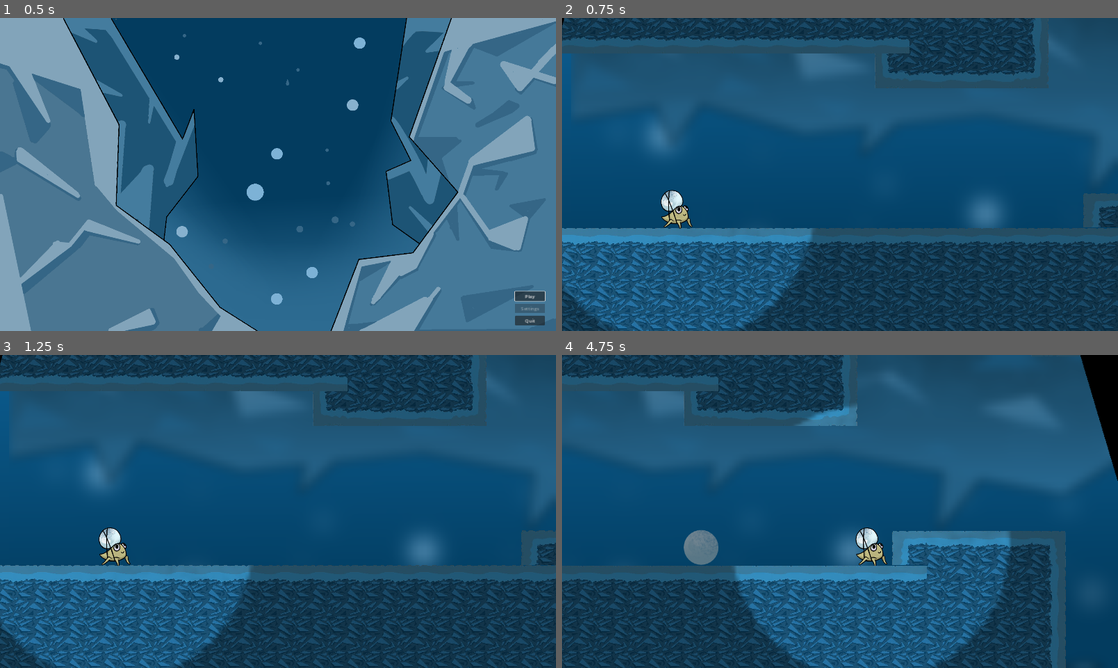
Above: before the commit, frames 1-4 (two rows, left to right).
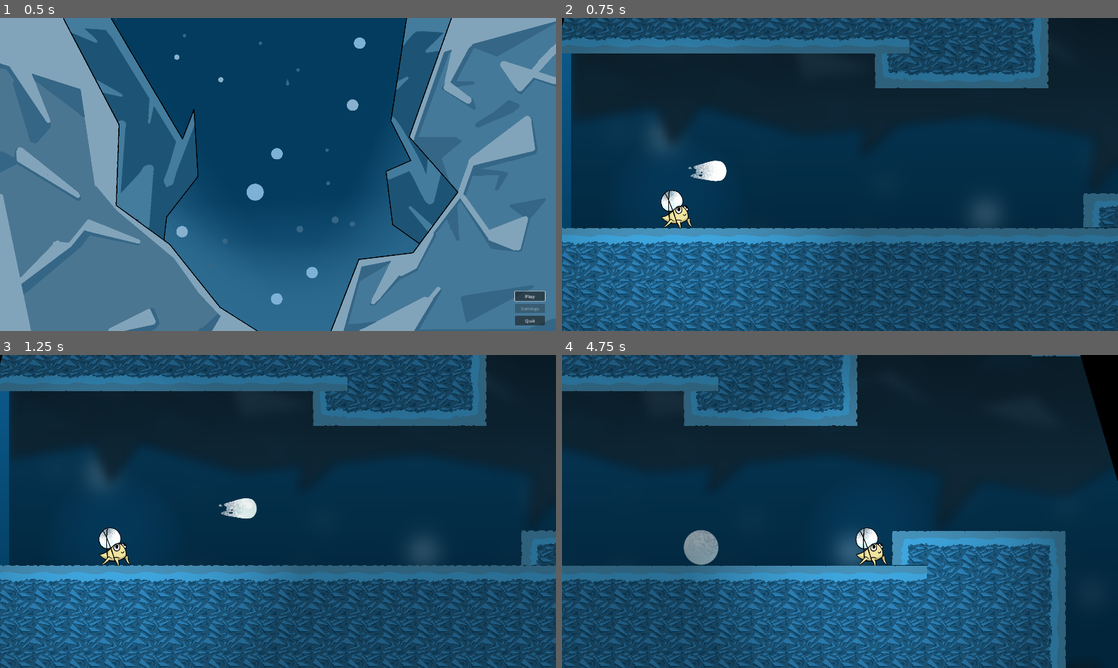
Above: after the commit, the same moments.

Repository: Ismail4537/GGJ2025
Game: Godot game, scene res://scenes/main_menu.tscn
Two runs of this game, one before a commit and one after it. Both use one fixed random seed, a clock stepped at 60 frames per second and the inputs below.
Inputs:
- Up to frame 1 (0.5 s): no input
- Up to frame 2 (0.75 s): click "Play" at 0.5 s
- Up to frame 3 (1.25 s): no input
- Up to frame 4 (4.75 s): tap Enter (ui_accept) at 1.25, 1.52, 1.55, 1.82, 2.1, 2.27, 2.57, 3.05, 3.77, 4.07, 4.52, 4.55 s; hold Right (ui_right) 1.28-2.78 s; tap Z (shootBubble) at 1.35, 2.3, 3.6, 4.35 s; hold Left (ui_left) 2.78-3.53 s; tap Space (addBubble) at 2.85 s; hold Right (ui_right) from 3.53 s (still down)

Frame 1 is identical in both runs. In frame 2, 68% of the frame differs, in the area x 0-100%, y 0-100%; in frame 3, 68%; in frame 4, 73%.
Error before the commit: Invalid access to property or key 'flip_h' on a base object of type 'null instance'. (res://Scripts/player.gd:96)

Commit message:
13th commit

Diff:
--- a/Scripts/enemy.gd
+++ b/Scripts/enemy.gd
@@ -1,44 +1,34 @@
 extends CharacterBody2D
 
 
-@export var speed = -60.0
+@export var speed = -1000.0
+@export var maxSpeed = 2000.0
 
 var facing_right = false
+
+func _ready() -> void:
+	# Set the animation
+	$AnimatedSprite2D.play("walking")
+	$AnimatedSprite2D.flip_h = true
 
 func _physics_process(delta: float) -> void:
 	# Add the gravity.
 	if not is_on_floor():
 		velocity += get_gravity() * delta
 
-	if (!$RayCast2D.is_colliding() && is_on_floor()) or is_on_wall():
-		flip()
+	# Set the velocity.
+	velocity.x += speed * delta
+	velocity.x = clamp(velocity.x, -maxSpeed, maxSpeed)
 
-	velocity.x = speed
+	if !$RayCast2D.is_colliding() && is_on_floor():
+		facing_right = !facing_right
+		scale.x = abs(scale.x) * -1
+
+		if facing_right:
+			speed = abs(speed)
+			velocity.x = speed
+		else:
+			speed = abs(speed) * -1
+			velocity.x = speed
+
 	move_and_slide()
-
-func flip() -> void:
-	facing_right = not facing_right
-
-	# Flip the sprite.
-	scale.x = abs(scale.x) * -1
-
-	if facing_right:
-		speed = abs(speed)
-	else:
-		speed = abs(speed) * -1
-
-func _on_hit_box_area_entered(area:Area2D) -> void:
-	if area.get_parent().has_method("take_damage"):
-		area.get_parent().take_damage()
-	elif area.has_method("take_damage"):
-		area.take_damage()
-
-func take_damage():
-	queue_free()
-
-
-func _on_hit_box_body_entered(body:Node2D) -> void:
-	if body.get_parent().has_method("take_damage"):
-		body.get_parent().take_damage()
-	elif body.has_method("take_damage"):
-		body.take_damage()
--- /dev/null
+++ b/Scripts/new_bullet.gd
@@ -0,0 +1,32 @@
+extends CharacterBody2D
+
+
+const RANGE = 500.0
+var speed = 1500.0
+var maxSpeed = 3000.0
+var travel_dist = 0
+
+func init(dir: int) -> void:
+	if dir >= 0:
+		speed = abs(speed)
+	else:
+		speed = abs(speed) * -1
+
+
+func _physics_process(delta: float) -> void:
+	# Add the gravity.
+	velocity.x += speed * delta
+	velocity.x = clamp(velocity.x, -maxSpeed, maxSpeed)
+
+	# travel_dist = velocity.x
+	# if travel_dist > RANGE:
+	# 	queue_free()
+
+	move_and_slide()
+
+
+func _on_bullet_area_body_entered(body: Node2D) -> void:
+	if body.is_in_group("Enemy"):
+		print("Enemy hit")
+		body.queue_free()
+		self.queue_free()
--- a/Scripts/player.gd
+++ b/Scripts/player.gd
@@ -89,13 +89,14 @@
 		bubbleCount += 1
 
 func shoot():
+	print("shoot")
 	if isReady :
 		isReady = false
-		const BULLET = preload("res://scenes/Bullet.tscn")
+		const BULLET = preload("res://scenes/new_Bullet.tscn")
 		if (BULLET != null):
-			var dir : float = -1 if $Sprite2D.flip_h == true else 1
+			var dir : float = -1 if $AnimatedSprite2D.flip_h == true else 1
 			var new_bullet = BULLET.instantiate()
-			new_bullet.dir = dir
+			new_bullet.init(dir)
 			new_bullet.global_position = %Muzzle.global_position
 			new_bullet.global_rotation = %Muzzle.global_rotation
 			%Muzzle.add_child(new_bullet)
--- a/class/enemy.tscn
+++ b/class/enemy.tscn
@@ -1,43 +1,52 @@
-[gd_scene load_steps=7 format=3 uid="uid://f2uti54ha31k"]
+[gd_scene load_steps=9 format=3 uid="uid://f2uti54ha31k"]
 
 [ext_resource type="Script" path="res://scripts/enemy.gd" id="1_2u33u"]
-[ext_resource type="Texture2D" uid="uid://cvnchg8dfmydf" path="res://icon.svg" id="2_jam6p"]
+[ext_resource type="Texture2D" uid="uid://dycvk3t7cxaj" path="res://assets/enemy/GGJ25 jamaludin w1.png" id="2_7dal0"]
+[ext_resource type="Texture2D" uid="uid://qxj02aifiqed" path="res://assets/enemy/GGJ25 jamaludin w2.png" id="3_pdvy7"]
+[ext_resource type="Texture2D" uid="uid://bmmc08r6qljtd" path="res://assets/enemy/GGJ25 jamaludin w3.png" id="4_e841u"]
+[ext_resource type="Texture2D" uid="uid://dbx0qw2iaqqhr" path="res://assets/enemy/GGJ25 jamaludin w4.png" id="5_2hvm7"]
+
+[sub_resource type="SpriteFrames" id="SpriteFrames_xqovb"]
+animations = [{
+"frames": [{
+"duration": 1.0,
+"texture": ExtResource("2_7dal0")
+}, {
+"duration": 1.0,
+"texture": ExtResource("3_pdvy7")
+}, {
+"duration": 1.0,
+"texture": ExtResource("4_e841u")
+}, {
+"duration": 1.0,
+"texture": ExtResource("5_2hvm7")
+}],
+"loop": true,
+"name": &"walking",
+"speed": 6.0
+}]
 
 [sub_resource type="RectangleShape2D" id="RectangleShape2D_wlqsc"]
-size = Vector2(128, 128)
-
-[sub_resource type="Animation" id="Animation_irof6"]
-resource_name = "new_animation"
-
-[sub_resource type="AnimationLibrary" id="AnimationLibrary_jsphi"]
-_data = {
-"new_animation": SubResource("Animation_irof6")
-}
+size = Vector2(169, 129)
 
 [sub_resource type="RectangleShape2D" id="RectangleShape2D_u5w1d"]
 size = Vector2(128, 128)
 
 [node name="Enemy" type="CharacterBody2D" groups=["Enemy"]]
 collision_layer = 4
-collision_mask = 49
+collision_mask = 59
 script = ExtResource("1_2u33u")
 
-[node name="Sprite2D" type="Sprite2D" parent="."]
-texture = ExtResource("2_jam6p")
+[node name="AnimatedSprite2D" type="AnimatedSprite2D" parent="."]
+sprite_frames = SubResource("SpriteFrames_xqovb")
+animation = &"walking"
 
 [node name="CollisionShape2D" type="CollisionShape2D" parent="."]
+position = Vector2(-3.5, 8.5)
 shape = SubResource("RectangleShape2D_wlqsc")
 
-[node name="RayCast2D" type="RayCast2D" parent="."]
-position = Vector2(-65, 0)
-target_position = Vector2(0, 80)
-
-[node name="AnimationPlayer" type="AnimationPlayer" parent="."]
-libraries = {
-"": SubResource("AnimationLibrary_jsphi")
-}
-
-[node name="HitBox" type="Area2D" parent="." groups=["Enemy"]]
+[node name="HitBox" type="Area2D" parent="."]
+visible = false
 collision_layer = 4
 collision_mask = 10
 
@@ -45,5 +54,7 @@
 shape = SubResource("RectangleShape2D_u5w1d")
 debug_color = Color(0.999117, 0, 0.123094, 0.42)
 
-[connection signal="area_entered" from="HitBox" to="." method="_on_hit_box_area_entered"]
-[connection signal="body_entered" from="HitBox" to="." method="_on_hit_box_body_entered"]
+[node name="RayCast2D" type="RayCast2D" parent="."]
+position = Vector2(-64, 0)
+target_position = Vector2(0, 75)
+collision_mask = 2
--- /dev/null
+++ b/scenes/coba_musuh.gd
@@ -0,0 +1,28 @@
+extends CharacterBody2D
+
+
+const SPEED = -60
+const JUMP_VELOCITY = -400.0
+
+
+func _physics_process(delta: float) -> void:
+
+	# Add the gravity.
+	if not is_on_floor():
+		velocity += get_gravity() * delta
+
+	velocity.x = SPEED
+
+	# # Handle jump.
+	# if Input.is_action_just_pressed("ui_accept") and is_on_floor():
+	# 	velocity.y = JUMP_VELOCITY
+
+	# # Get the input direction and handle the movement/deceleration.
+	# # As good practice, you should replace UI actions with custom gameplay actions.
+	# var direction := Input.get_axis("ui_left", "ui_right")
+	# if direction:
+	# 	velocity.x = direction * SPEED
+	# else:
+	# 	velocity.x = move_toward(velocity.x, 0, SPEED)
+
+	move_and_slide()
--- /dev/null
+++ b/scenes/enemy_test.tscn
@@ -0,0 +1,28 @@
+[gd_scene load_steps=4 format=3 uid="uid://rh4dwjcl3dvi"]
+
+[ext_resource type="Script" path="res://scenes/coba_musuh.gd" id="1_pbuld"]
+[ext_resource type="Texture2D" uid="uid://cvnchg8dfmydf" path="res://icon.svg" id="2_pnkep"]
+
+[sub_resource type="RectangleShape2D" id="RectangleShape2D_vocer"]
+size = Vector2(128, 126)
+
+[node name="Enemy" type="CharacterBody2D"]
+visible = false
+z_index = 4
+position = Vector2(1666, 628)
+collision_layer = 4
+collision_mask = 59
+script = ExtResource("1_pbuld")
+metadata/_edit_group_ = true
+
+[node name="Sprite2D" type="Sprite2D" parent="."]
+texture = ExtResource("2_pnkep")
+
+[node name="CollisionShape2D" type="CollisionShape2D" parent="."]
+position = Vector2(0, -1)
+shape = SubResource("RectangleShape2D_vocer")
+debug_color = Color(1, 0.0843873, 0.376137, 0.42)
+
+[node name="RayCast2D" type="RayCast2D" parent="."]
+position = Vector2(-65, 0)
+target_position = Vector2(0, 70)
--- a/scenes/game.tscn
+++ b/scenes/game.tscn
@@ -10,7 +10,9 @@
 [ext_resource type="Texture2D" uid="uid://47vp5ctpca6s" path="res://assets/foreground2.png" id="7_g7j88"]
 [ext_resource type="Texture2D" uid="uid://cc0wdf84h2eol" path="res://assets/foreground-stalaktit.png" id="7_k7fab"]
 [ext_resource type="PackedScene" uid="uid://b5w6jero736qf" path="res://scenes/player.tscn" id="8_rrs7s"]
-[ext_resource type="Texture2D" uid="uid://ex5mx7olems" path="res://assets/bubble/GGJ25 stack.png" id="11_h1ped"]
+[ext_resource type="PackedScene" uid="uid://f2uti54ha31k" path="res://class/enemy.tscn" id="12_rspg5"]
+[ext_resource type="PackedScene" uid="uid://dgwgk8iuybs5f" path="res://scenes/new_Bullet.tscn" id="14_5h6y1"]
+[ext_resource type="Texture2D" uid="uid://bbniv57a07w82" path="res://assets/lampu.png" id="14_355vy"]
 
 [sub_resource type="TileSetAtlasSource" id="TileSetAtlasSource_saded"]
 texture = ExtResource("1_8cyog")
@@ -120,6 +122,9 @@
 texture = SubResource("CanvasTexture_q7xcs")
 centered = false
 
+[node name="CanvasModulate" type="CanvasModulate" parent="LayersNode/NearBackground"]
+color = Color(0.627635, 0.627635, 0.627635, 1)
+
 [node name="NearForeground" type="CanvasLayer" parent="LayersNode"]
 layer = 2
 visible = false
@@ -158,6 +163,10 @@
 grow_vertical = 2
 scale = Vector2(1.8, 1.8)
 
+[node name="Enemy" parent="." instance=ExtResource("12_rspg5")]
+position = Vector2(2277, 509)
+speed = -150.0
+
 [node name="Player" parent="." instance=ExtResource("8_rrs7s")]
 position = Vector2(394, 660)
 collision_layer = 1
@@ -172,11 +181,27 @@
 [node name="PointLight2D" type="PointLight2D" parent="Player"]
 scale = Vector2(2, 2)
 color = Color(0.785641, 0.785641, 0.785641, 0.509804)
+range_item_cull_mask = 15
 shadow_enabled = true
 shadow_color = Color(0, 0, 0, 0.45098)
-texture = ExtResource("11_h1ped")
-texture_scale = 6.0
+texture = ExtResource("14_355vy")
+texture_scale = 4.0
+
+[node name="PointLight2D2" type="PointLight2D" parent="Player"]
+scale = Vector2(2, 2)
+color = Color(0.552956, 0.552956, 0.552956, 0.392157)
+energy = 0.8
+range_layer_min = -1
+range_layer_max = -1
+range_item_cull_mask = 15
+shadow_enabled = true
+shadow_color = Color(0, 0, 0, 0.45098)
+texture = ExtResource("14_355vy")
+texture_scale = 1.6
 
 [node name="CanvasModulate" type="CanvasModulate" parent="."]
 position = Vector2(10, 0)
-color = Color(0.625597, 0.625597, 0.625597, 1)
+color = Color(0.785641, 0.785641, 0.785641, 1)
+
+[node name="New_Bullet" parent="." instance=ExtResource("14_5h6y1")]
+position = Vector2(505, 525)
--- /dev/null
+++ b/scenes/new_Bullet.tscn
@@ -0,0 +1,25 @@
+[gd_scene load_steps=4 format=3 uid="uid://dgwgk8iuybs5f"]
+
+[ext_resource type="Script" path="res://scripts/new_bullet.gd" id="1_dp5ev"]
+[ext_resource type="Texture2D" uid="uid://uol88upucmwx" path="res://assets/bubble/shoot/GGJ25 shoot3.png" id="2_sb1kp"]
+
+[sub_resource type="CapsuleShape2D" id="CapsuleShape2D_voir3"]
+radius = 26.0
+height = 132.0
+
+[node name="New_Bullet" type="CharacterBody2D" groups=["Bullet"]]
+script = ExtResource("1_dp5ev")
+
+[node name="Sprite2D" type="Sprite2D" parent="."]
+texture = ExtResource("2_sb1kp")
+
+[node name="Bullet_Area" type="Area2D" parent="."]
+collision_layer = 8
+collision_mask = 4
+
+[node name="CollisionShape2D" type="CollisionShape2D" parent="Bullet_Area"]
+position = Vector2(-20, 0)
+rotation = 1.5708
+shape = SubResource("CapsuleShape2D_voir3")
+
+[connection signal="body_entered" from="Bullet_Area" to="." method="_on_bullet_area_body_entered"]
--- a/scenes/player.tscn
+++ b/scenes/player.tscn
@@ -109,8 +109,6 @@
 target_position = Vector2(0, 78)
 collision_mask = 25
 
-[node name="AnimationPlayer" type="AnimationPlayer" parent="."]
-
 [connection signal="timeout" from="Timer" to="." method="_on_timer_timeout"]
 [connection signal="timeout" from="CDShoot" to="." method="_on_cd_shoot_timeout"]
 [connection signal="timeout" from="CDInvicibility" to="." method="_on_cd_invicibility_timeout"]
Binary file added: assets/bubble/shoot/GGJ25 shoot1.png
Not shown, added: assets/bubble/shoot/GGJ25 shoot1.png.import
Binary file added: assets/bubble/shoot/GGJ25 shoot2.png
Not shown, added: assets/bubble/shoot/GGJ25 shoot2.png.import
Binary file added: assets/bubble/shoot/GGJ25 shoot3.png
Not shown, added: assets/bubble/shoot/GGJ25 shoot3.png.import
Binary file added: assets/bubble/shoot/GGJ25 shoot4.png
Not shown, added: assets/bubble/shoot/GGJ25 shoot4.png.import
Binary file added: assets/bubble/shoot/GGJ25 shoot5.png
Not shown, added: assets/bubble/shoot/GGJ25 shoot5.png.import
Binary file added: assets/enemy/GGJ25 jamaludin w1.png
Not shown, added: assets/enemy/GGJ25 jamaludin w1.png.import
(and 9 more such lines)
